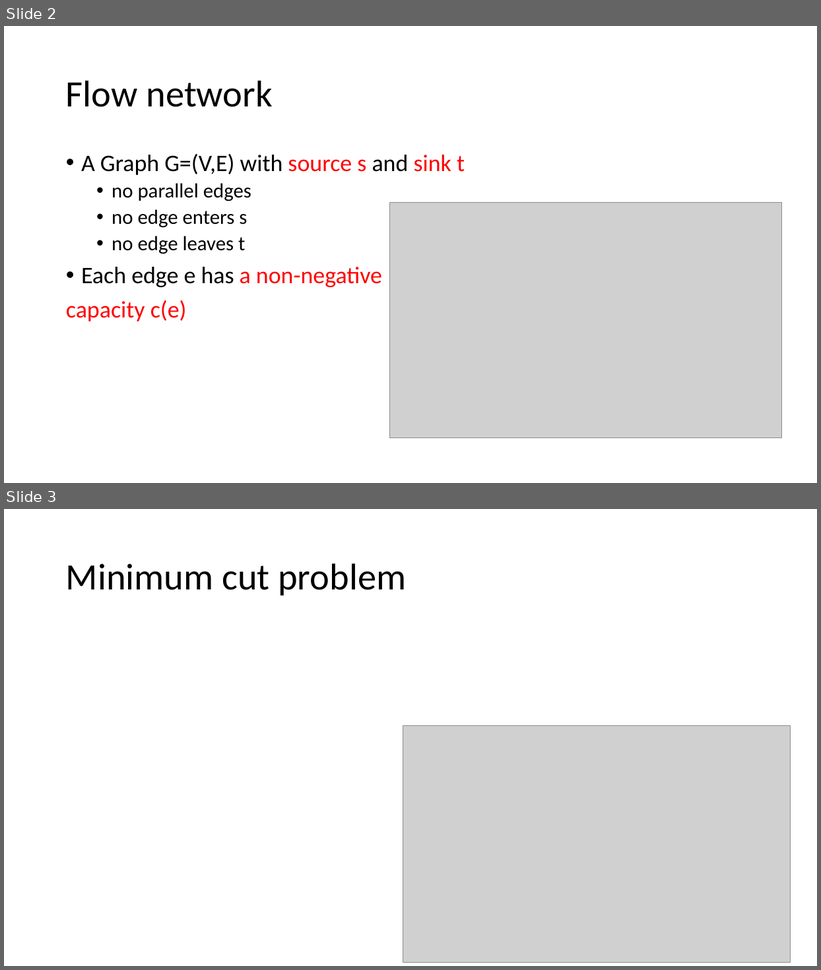
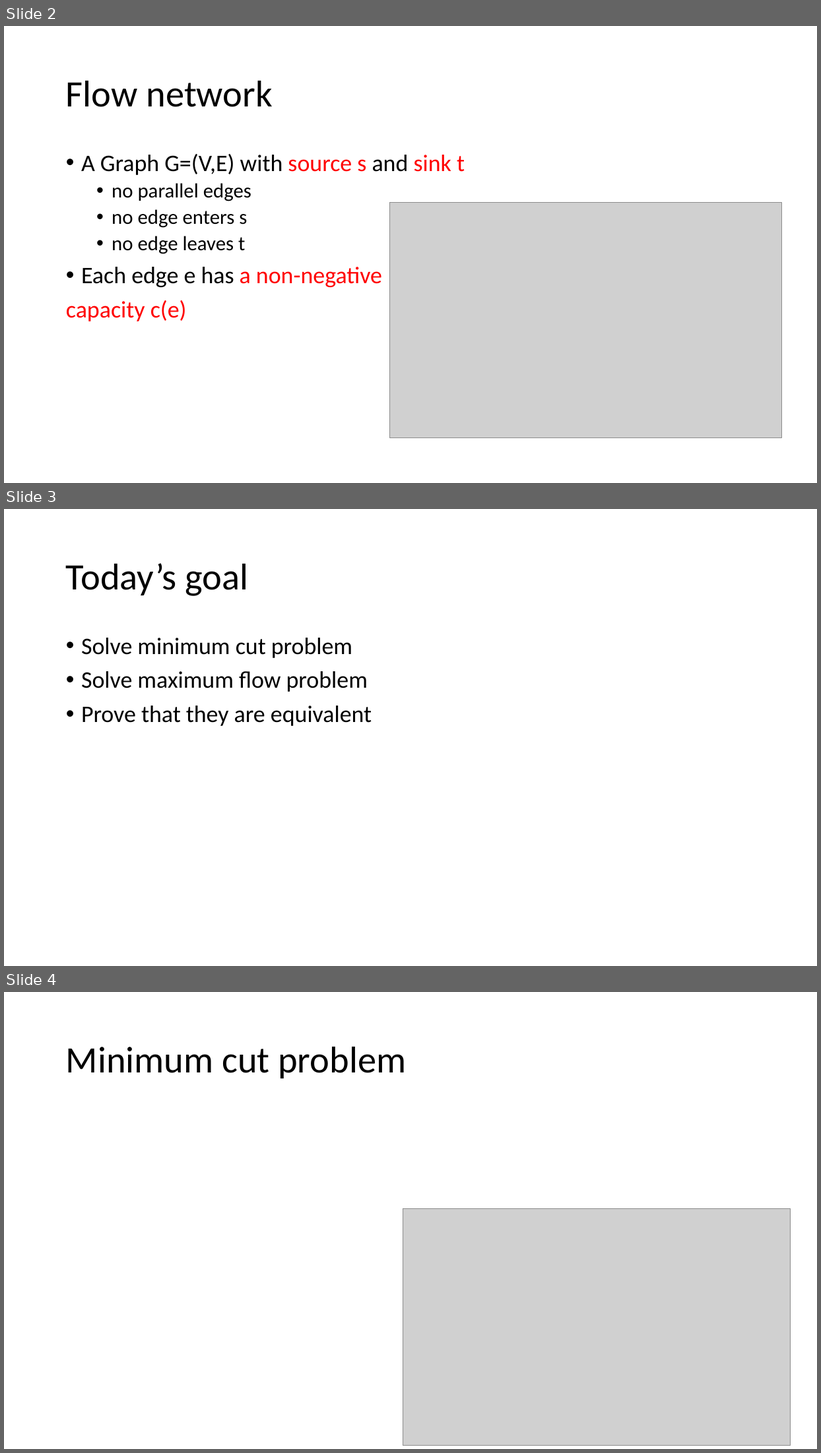
Before and after one commit to kwea123/cpp_data_algo, a slide deck: 10_Flow.pptx. Shown one above the other, each under a label of ours: slides 2 and 3 before the commit, slides 2, 3 and 4 after it. The pictures are 821x970 and 821x1453 pixels, drawn with LibreOffice and Linux fonts; fonts in the diff are those of the drawing; grey boxes stand for pictures. Boxes give left, top, right and bottom in pixels: in the first picture for what was removed or moved away, otherwise in the second. Text is boxed around its words. In the diff, an @@ line names an element or a change of style, - is before the commit and + after.

```diff
--- a/10_Flow.pptx
+++ b/10_Flow.pptx
@@ slide 3 added at <box>4,509,817,966</box>, background #FFFFFF @@
@@ title added at <box>66,563,249,596</box>, 44 pt, text #000000 @@
+Today’s goal
@@ text added at <box>81,638,372,726</box>, 28 pt, text #000000 @@
+• Solve minimum cut problem
+• Solve maximum flow problem
+• Prove that they are equivalent
@@ what was slide 3 is now slide 4 @@
```
Also in this commit, not shown: 1 slide changed, 2 other slides added, 4 other files.
